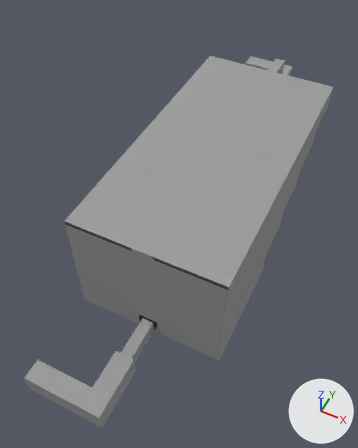
Renders of the Blender file Working/Scenes/hub.blend from each side of a commit.
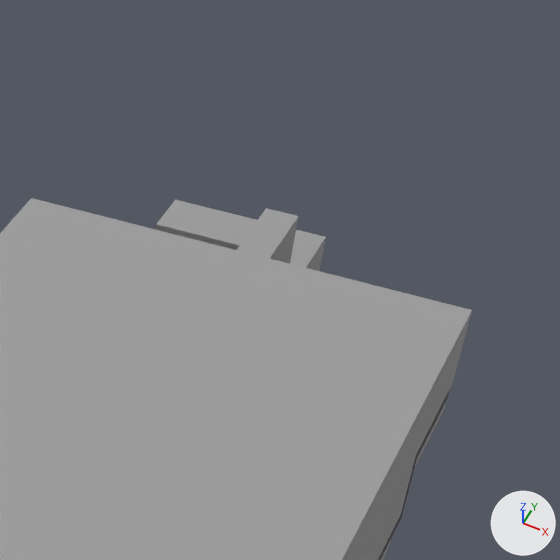
Each version appears first whole from a 50 mm camera at (35.1, -53.1, 111.7) aimed at (-7.1, 31.3, 6.2), and next in a close-up on the part from 56% to 100% of the width and 0% to 35% of the height. Arrows for +X, +Y and +Z are at lower right; the lights stay in place.

The first close-up shows 'EndGame', 'EndOfLevelBend.004'.
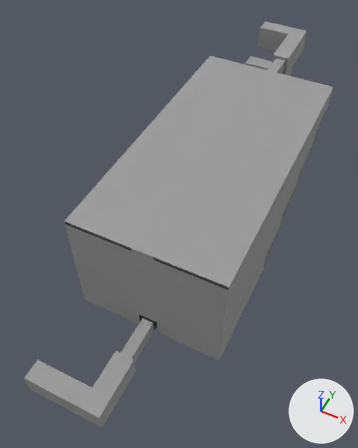
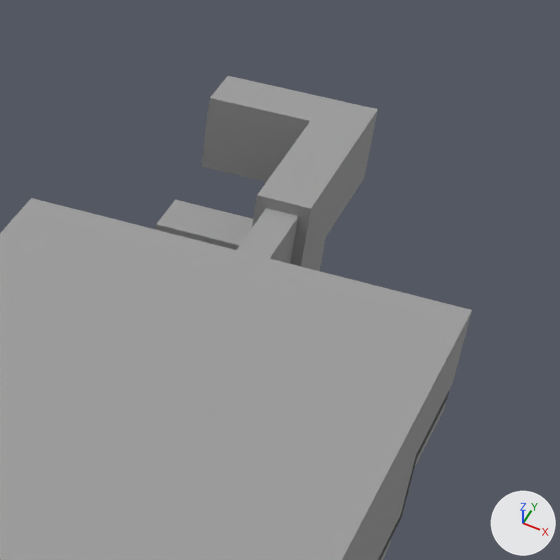
Edits to the bpy script that builds the scene:
```text
Add me_plane_006:
    me_plane_006.from_pydata(...)  # 160 vertices, 160 faces; spans x -10.0..5.0, y 0.0..20.0, z -1.0..6.0
    me_plane_006.materials.append(mat_stone)  # grey #a0a0a0
Add ob_endoflevelbend_005:
    ob_endoflevelbend_005 = bpy.data.objects.new('EndOfLevelBend.005', me_plane_006)
    ob_endoflevelbend_005.parent = ob_level_1_entrance_003
    ob_endoflevelbend_005.matrix_parent_inverse = Matrix(((1.0, 0.0, 0.0, 0.5), (0.0, 1.0, 0.0, -35.09), (0.0, 0.0, 1.0, -2.773), (0.0, 0.0, 0.0, 1.0)))
    ob_endoflevelbend_005.location = (-3.0, 54.0, 6.0)
```

Boxes [x1, y1, x2, y2] around the edits, measured in the close-ups (560 x 560 px):
'EndOfLevelBend.005', added
    after: [201, 76, 378, 268]
